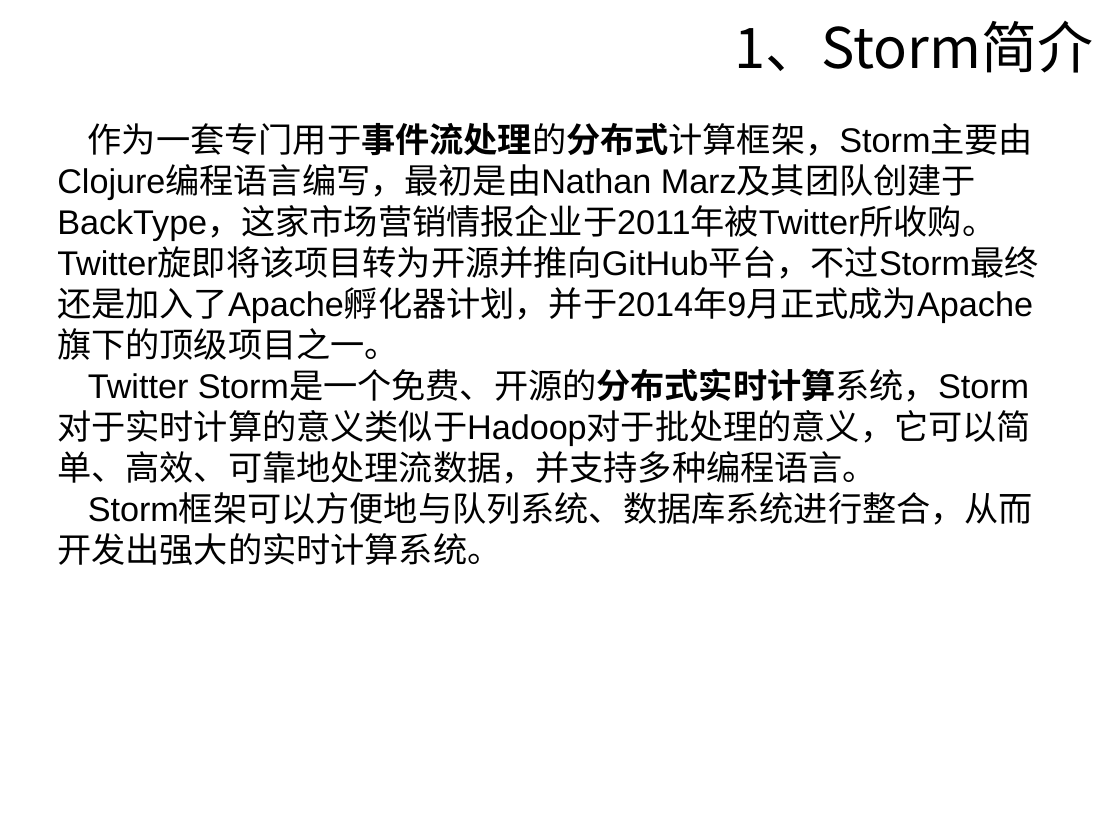
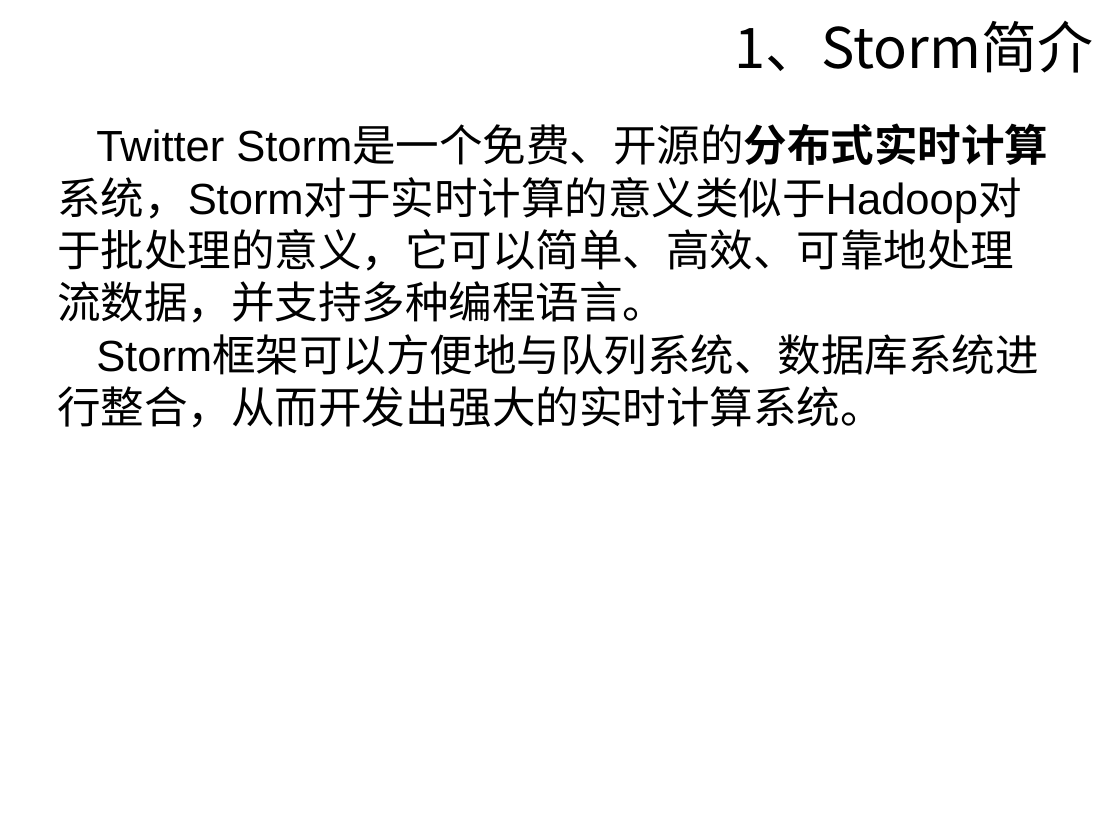
Before and after one commit to sunyisgithub/Git, a slide deck: slide 10 of Storm.ppt (slide 16 before the commit). Drawn at 1120x840 pixels with LibreOffice and Linux fonts; fonts in the diff are those of the drawing; background and template pictures are left out. Boxes give left, top, right and bottom in pixels: in the first picture for what was removed or moved away, otherwise in the second. Text is boxed around its words. In the diff, an @@ line names an element or a change of style, - is before the commit and + after.

```diff
--- a/Storm.ppt
+++ b/Storm.ppt
@@ text "Twitter Storm是一个免费、开源的分布式实时计算系统，Storm对于实时计算的意义类似于Hadoop对于批处理 ..." at (57,126,1048,428): size 22 to 28 pt @@
@@ text at (57,123,1038,360): paragraph removed @@
-作为一套专门用于事件流处理的分布式计算框架，Storm主要由Clojure编程语言编写，最初是由Nathan Marz及其团队创建于BackType，这家市场营销情报企业于2011年被Twitter所收购。Twitter旋即将该项目转为开源并推向GitHub平台，不过Storm最终还是加入了Apache孵化器计划，并于2014年9月正式成为Apache旗下的顶级项目之一。
```
Also in this commit, not shown: 23 other slides changed, 20 slides added, 13 slides removed.
